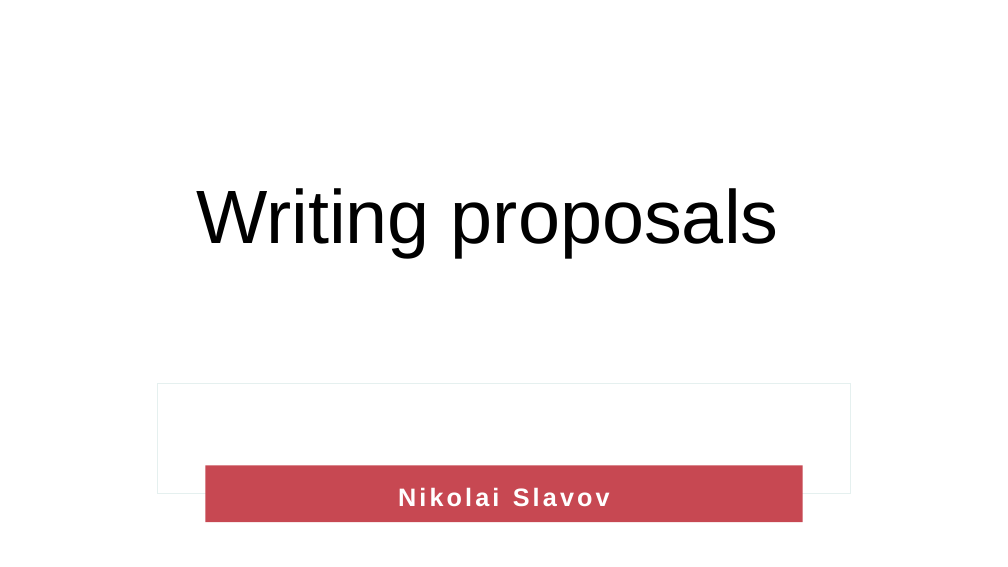
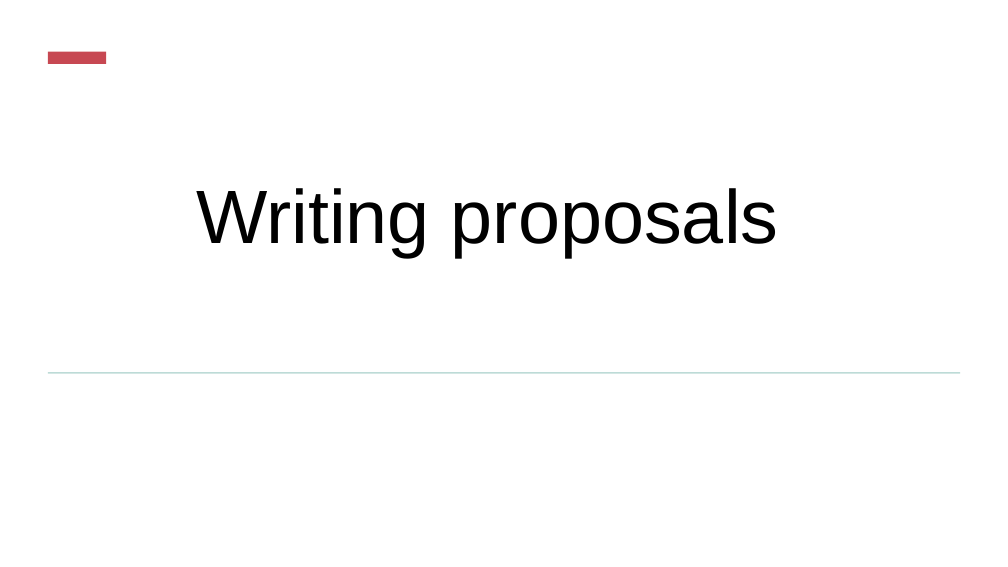
Before and after one commit to nslavov/SlavovLab, a slide deck: slide 13 of teaching/NS_2.pptx (slide 1 before the commit). Drawn at 1008x567 pixels with LibreOffice and Linux fonts; fonts in the diff are those of the drawing. Boxes give left, top, right and bottom in pixels: in the first picture for what was removed or moved away, otherwise in the second. Text is boxed around its words. In the diff, an @@ line names an element or a change of style, - is before the commit and + after.

```diff
--- a/teaching/NS_2.pptx
+++ b/teaching/NS_2.pptx
@@ rectangle removed at (0,0,1008,567) @@
@@ rectangle added at (48,52,106,64), fill #C74852 @@
@@ rectangle added at (48,372,960,374), fill #BDDBD7 @@
@@ rectangle removed at (157,383,851,494) @@
@@ rounded rectangle removed at (206,466,803,523) @@
@@ subtitle removed at (398,487,610,507) @@
-Nikolai Slavov
```
Also in this commit, not shown: 9 slides added, 1 slide removed.
